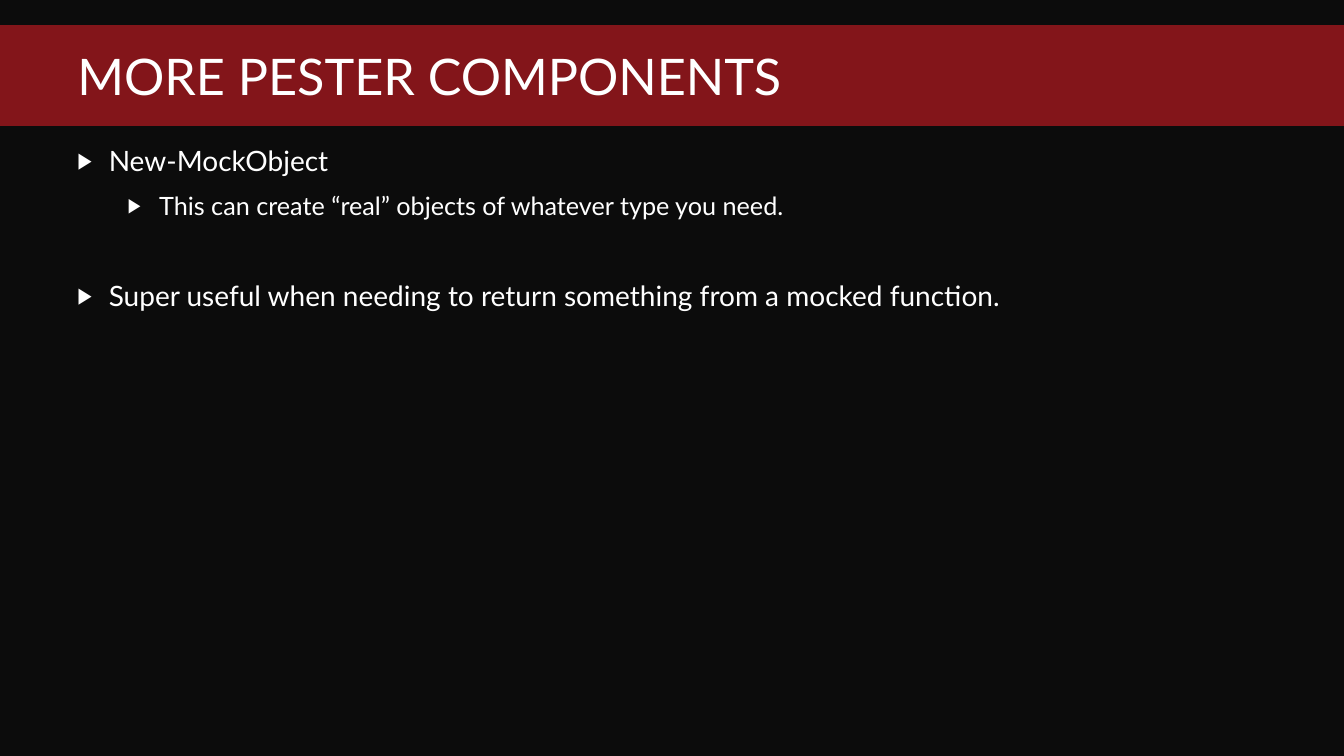
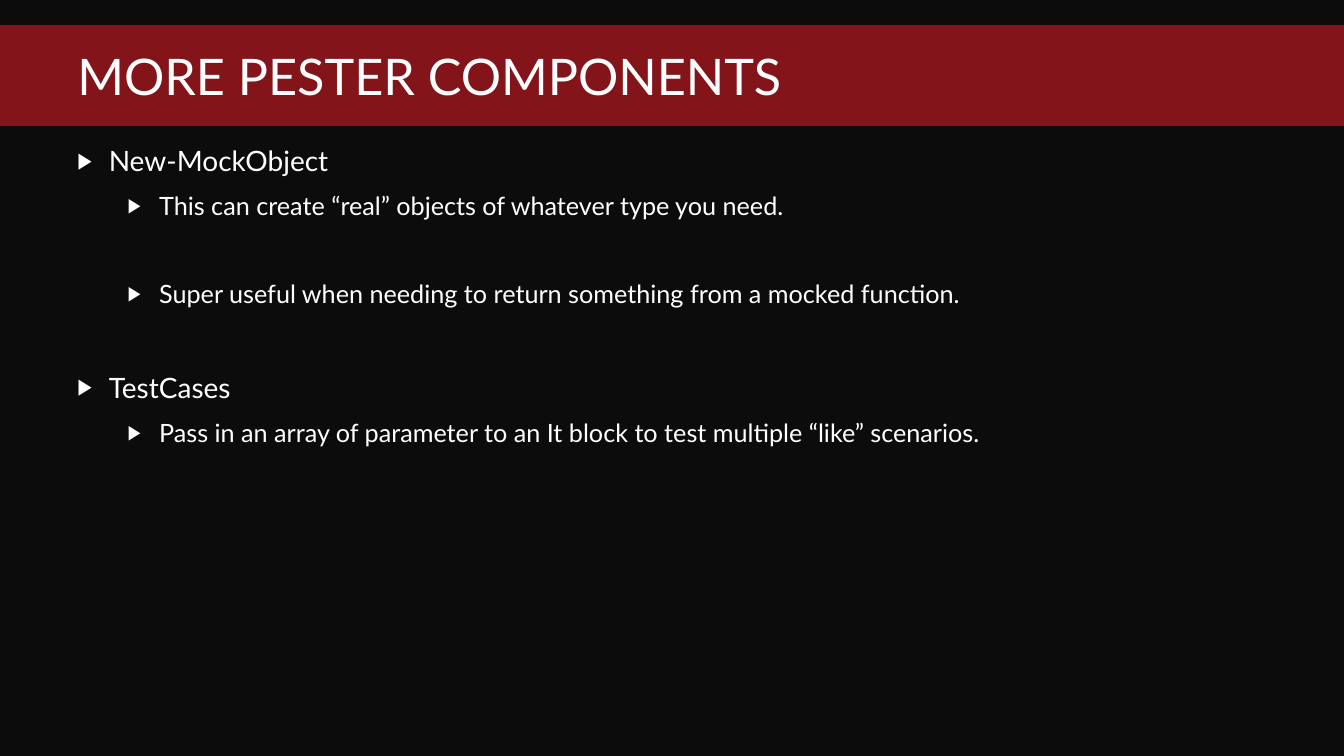
Before and after one commit to fredbainbridge/mmsPester, a slide deck: slide 26 of Pester Practically Perfect PowerShell.pptx (slide 22 before the commit). Drawn at 1344x756 pixels with LibreOffice and Linux fonts; fonts in the diff are those of the drawing; background and template pictures are left out. Boxes give left, top, right and bottom in pixels: in the first picture for what was removed or moved away, otherwise in the second. Text is boxed around its words. In the diff, an @@ line names an element or a change of style, - is before the commit and + after.

```diff
--- a/Pester Practically Perfect PowerShell.pptx
+++ b/Pester Practically Perfect PowerShell.pptx
@@ text at (159, 284, 960, 307): size 20 to 18 pt in "Super useful when needing to return something ..."; list level 1 to 2 in "Super useful when needing to ..." @@
@@ text at (109, 377, 979, 446): paragraphs added @@
+▶ TestCases
+  ▶ Pass in an array of parameter to an It block to test multiple “like” scenarios.
```
Also in this commit, not shown: 2 slides removed.
